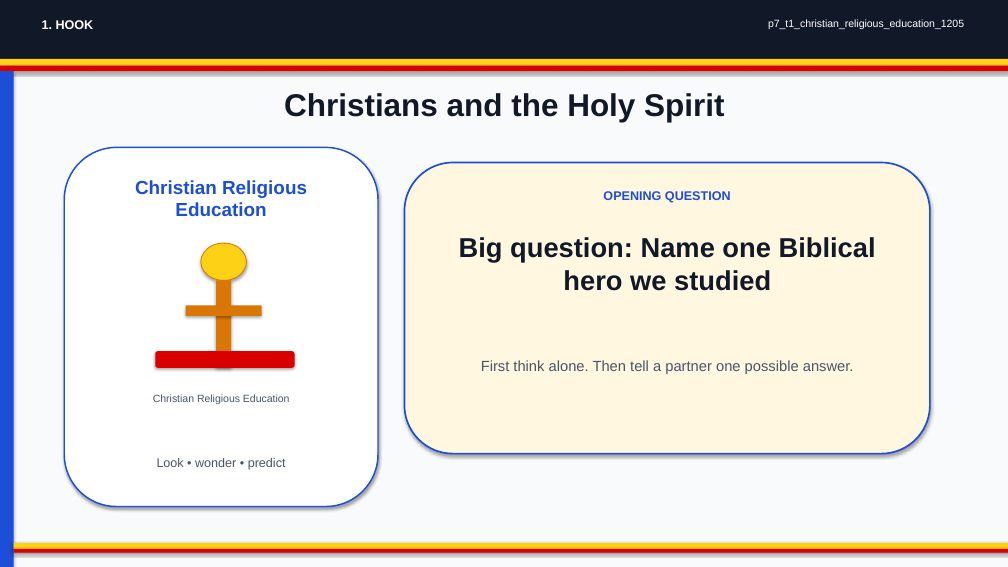
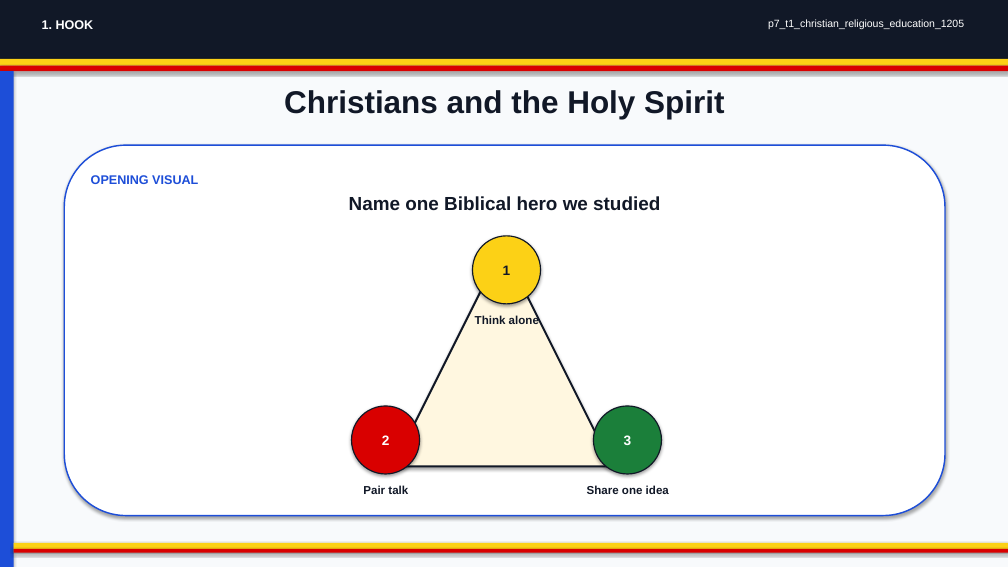
Before and after one commit to yousunjung84-edu/uganda-p7-mvp-20260629, a slide deck: slide 1 of uganda-p7-mvp/p7_t1_christian_religious_education_1205/p7_t1_christian_religious_education_1205.pptx. Drawn at 1008x567 pixels with LibreOffice and Linux fonts; fonts in the diff are those of the drawing. Boxes give left, top, right and bottom in pixels: in the first picture for what was removed or moved away, otherwise in the second. Text is boxed around its words. In the diff, an @@ line names an element or a change of style, - is before the commit and + after.

Commit message:
Upgrade decks to infographic-first slides

```diff
--- a/uganda-p7-mvp/p7_t1_christian_religious_education_1205/p7_t1_christian_religious_education_1205.pptx
+++ b/uganda-p7-mvp/p7_t1_christian_religious_education_1205/p7_t1_christian_religious_education_1205.pptx
@@ rounded rectangle "OPENING VISUAL": place and size @@
-rounded rectangle "OPENING VISUAL" at bbox=[64, 147, 378, 507]
+rounded rectangle "OPENING VISUAL" at bbox=[64, 145, 945, 516]
@@ rounded rectangle "OPENING VISUAL" at bbox=[64, 145, 945, 516]: outline #1D4ED8 1.4 pt to #1D4ED8 1.35 pt @@
@@ text in rounded rectangle at bbox=[91, 175, 198, 184]: text changed; size 18 to 12 pt @@
-Christian Religious Education
+OPENING VISUAL
@@ rounded rectangle removed at bbox=[405, 163, 930, 454] @@
@@ text at bbox=[349, 196, 660, 211]: text changed; size 26 to 18 pt @@
-Big question: Name one Biblical hero we studied
+Name one Biblical hero we studied
@@ text removed at bbox=[603, 191, 731, 203] @@
-OPENING QUESTION
@@ ellipse added at bbox=[473, 236, 541, 304], fill #FCD116, outline #111827 1.1 pt, 13 pt, text #111827, bold @@
+1
@@ ellipse removed at bbox=[201, 243, 247, 280] @@
@@ triangle added at bbox=[393, 247, 613, 467], fill #FFF7E0, outline #111827 1.8 pt @@
@@ rectangle removed at bbox=[216, 281, 231, 368] @@
@@ rectangle removed at bbox=[186, 306, 262, 316] @@
@@ text added at bbox=[475, 315, 539, 324], 11 pt, text #111827, bold @@
+Think alone
@@ rounded rectangle removed at bbox=[155, 351, 294, 368] @@
@@ text removed at bbox=[481, 360, 854, 374] @@
-First think alone. Then tell a partner one possible answer.
@@ text removed at bbox=[153, 394, 290, 404] @@
-Christian Religious Education
@@ ellipse added at bbox=[352, 406, 420, 474], fill #D90000, outline #111827 1.1 pt, 13 pt, text #FFFFFF, bold @@
+2
@@ ellipse added at bbox=[594, 406, 662, 474], fill #1B7F3A, outline #111827 1.1 pt, 13 pt, text #FFFFFF, bold @@
+3
@@ text removed at bbox=[157, 458, 286, 470] @@
-Look • wonder • predict
@@ text added at bbox=[363, 485, 408, 494], 11 pt, text #111827, bold @@
+Pair talk
@@ text added at bbox=[587, 485, 669, 494], 11 pt, text #111827, bold @@
+Share one idea
```
Also in this commit, not shown: 4 other slides changed, 23 other files.
